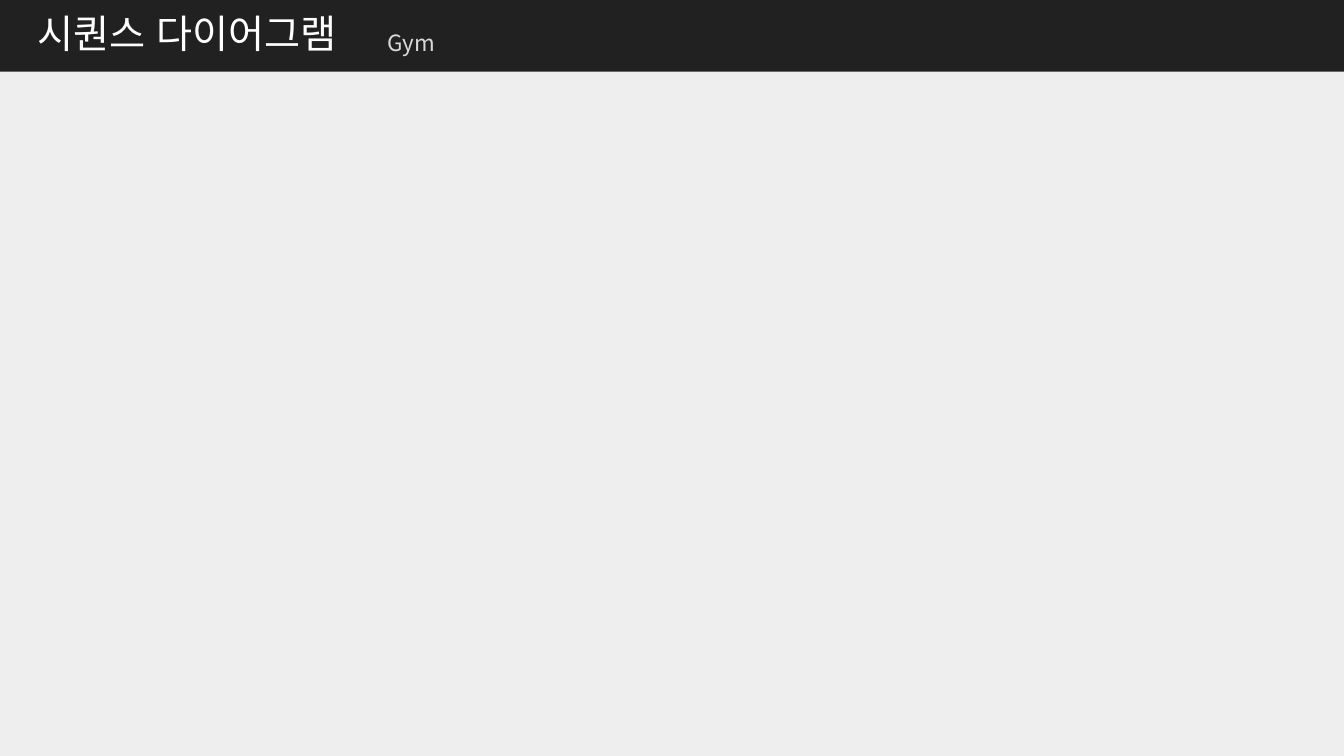
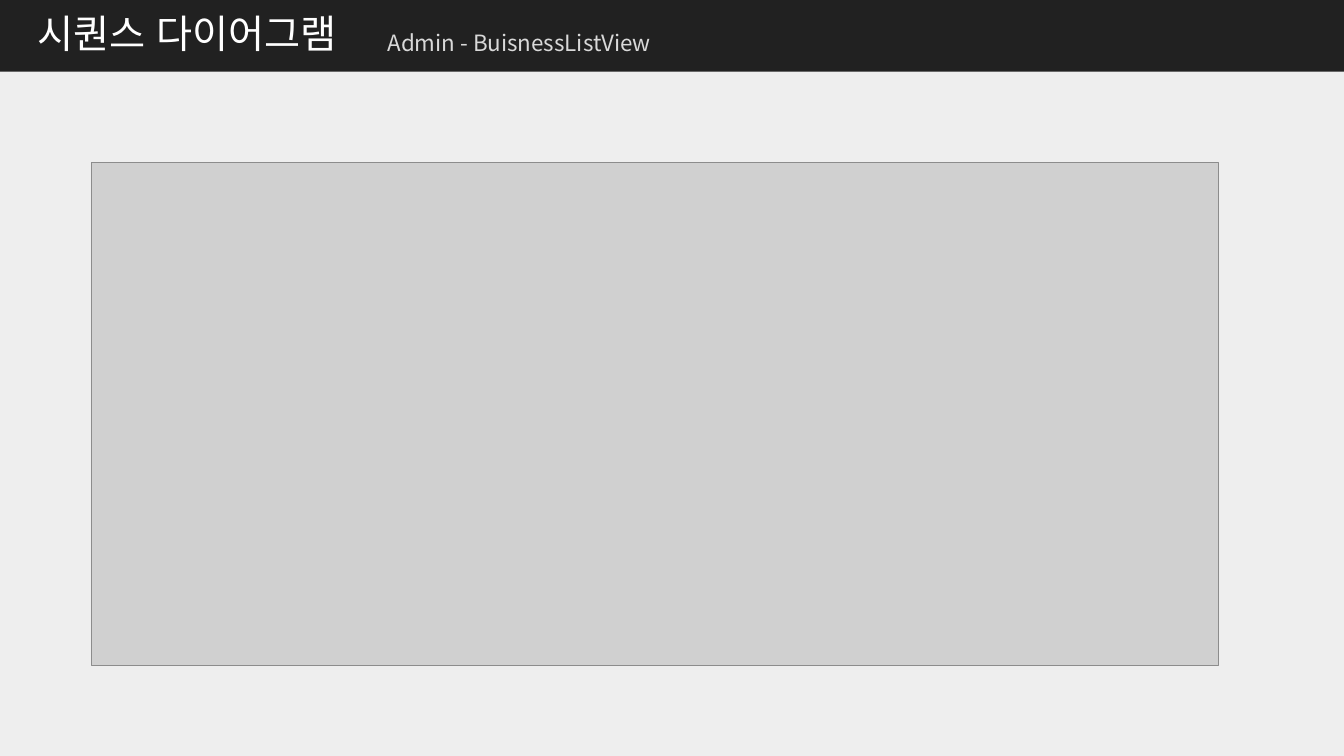
Before and after one commit to me0768/KHFinalProject, a slide deck: slide 41 of 보고서/클래스설계서_Final_Project.pptx (slide 29 before the commit). Drawn at 1344x756 pixels with LibreOffice and Linux fonts; fonts in the diff are those of the drawing; grey boxes stand for pictures. Boxes give left, top, right and bottom in pixels: in the first picture for what was removed or moved away, otherwise in the second. Text is boxed around its words. In the diff, an @@ line names an element or a change of style, - is before the commit and + after.

```diff
--- a/보고서/클래스설계서_Final_Project.pptx
+++ b/보고서/클래스설계서_Final_Project.pptx
@@ text at (388,33,651,52): text changed @@
-Gym
+Admin - BuisnessListView
@@ picture added at (92,162,1219,665) @@
```
Also in this commit, not shown: 14 other slides changed, 6 slides added, 16 other files.
